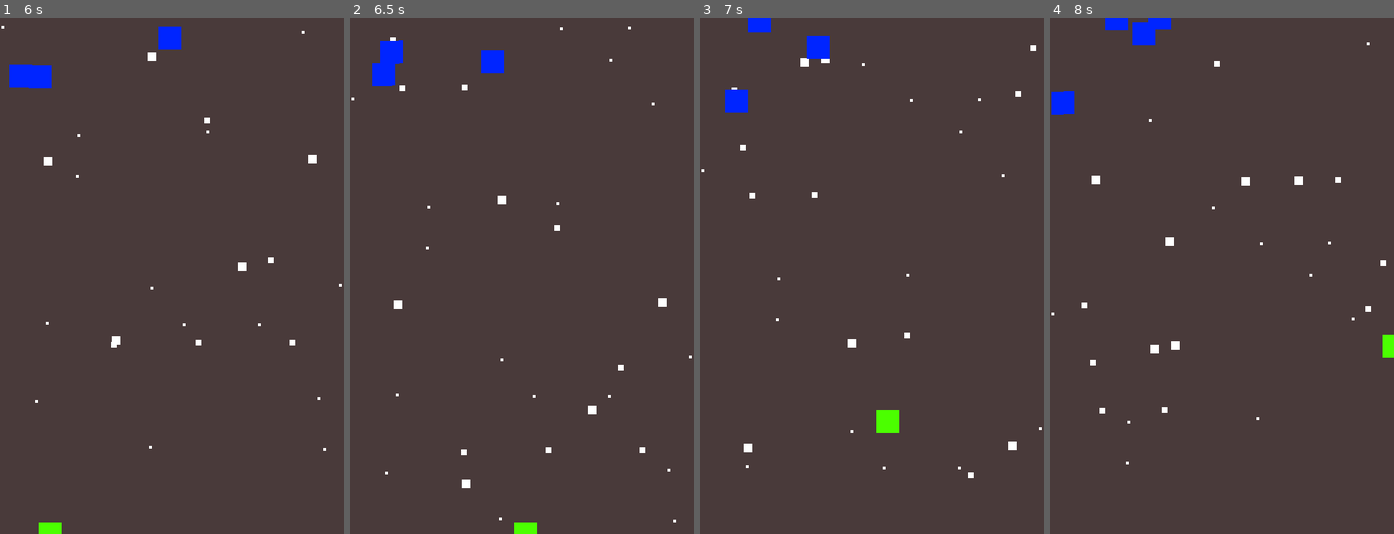
Above: before the commit, frames 1-4 (left to right).
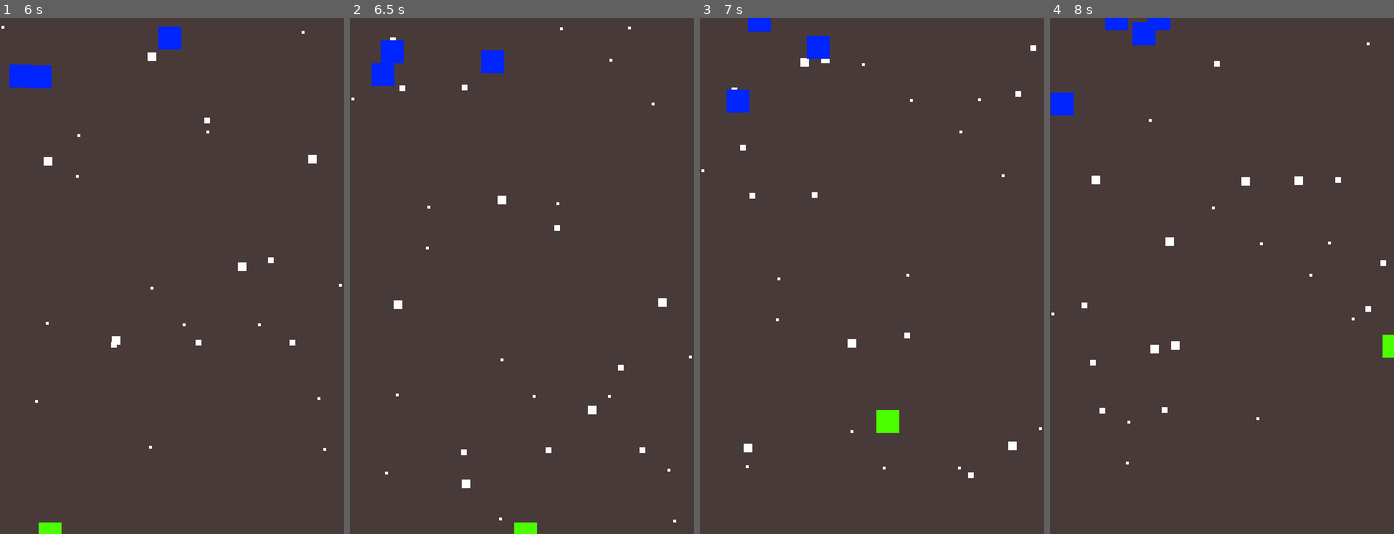
Above: after the commit, the same moments.

Repository: kuydrac/ludum-dare-41
Game: Godot game, scene res://scenes/Main.tscn
Same seed, same stepped clock (60 frames per second), same inputs: the game is played once before the commit and once after it. The project has no main scene, so this scene is started directly.
Inputs:
- Up to frame 1 (6 s): hold Right (ui_right) 0.53-1.28 s; hold Down (ui_down) 1.28-2.03 s; hold Right (ui_right) 2.03-2.78 s; hold Up (ui_up) 2.78-3.53 s; hold Left (ui_left) 3.53-5.03 s; hold Down (ui_down) 5.03-5.78 s; hold Right (ui_right) from 5.78 s (still down)
- Up to frame 2 (6.5 s): keep holding Right (ui_right)
- Up to frame 3 (7 s): release Right (ui_right) at 6.53 s; hold Up (ui_up) from 6.53 s (still down)
- Up to frame 4 (8 s): release Up (ui_up) at 7.28 s; hold Right (ui_right) from 7.28 s (still down)

Frame 1 is identical in both runs. In frame 2, less than 0.1% of the frame differs, in the area x 6-16%, y 4-14%; in frame 3, less than 0.1%; in frame 4, less than 0.1%, in the area x 0-36%, y 0-19%.

Commit message:
Fix collision of bullets

Diff:
--- a/scenes/Bullet.tscn
+++ b/scenes/Bullet.tscn
@@ -8,26 +8,15 @@
 custom_solver_bias = 0.0
 extents = Vector2( 1.72712, 7.70631 )
 
-[node name="Bullet" type="RigidBody2D"]
+[node name="Bullet" type="Area2D"]
 
 input_pickable = false
-collision_layer = 1
-collision_mask = 1
-mode = 0
-mass = 1.0
-friction = 1.0
-bounce = 0.0
-gravity_scale = 1.0
-custom_integrator = false
-continuous_cd = 0
-contacts_reported = 0
-contact_monitor = false
-sleeping = false
-can_sleep = true
-linear_velocity = Vector2( 0, 0 )
+gravity_vec = Vector2( 0, 1 )
+gravity = 98.0
 linear_damp = -1.0
-angular_velocity = 0.0
 angular_damp = -1.0
+audio_bus_override = false
+audio_bus_name = "Master"
 script = ExtResource( 1 )
 _sections_unfolded = [ "Collision" ]
 speed = 500
--- a/scenes/Enemy1.tscn
+++ b/scenes/Enemy1.tscn
@@ -18,26 +18,15 @@
 radius = 14.839
 height = 1.11926
 
-[node name="Enemy1" type="RigidBody2D"]
+[node name="Enemy1" type="Area2D" index="0"]
 
 input_pickable = false
-collision_layer = 1
-collision_mask = 1
-mode = 0
-mass = 1.0
-friction = 1.0
-bounce = 0.0
-gravity_scale = 0.0
-custom_integrator = false
-continuous_cd = 0
-contacts_reported = 0
-contact_monitor = false
-sleeping = false
-can_sleep = true
-linear_velocity = Vector2( 0, 0 )
+gravity_vec = Vector2( 0, 1 )
+gravity = 98.0
 linear_damp = -1.0
-angular_velocity = 0.0
 angular_damp = -1.0
+audio_bus_override = false
+audio_bus_name = "Master"
 script = ExtResource( 1 )
 _sections_unfolded = [ "Collision", "Pickable" ]
 speed = 100
@@ -63,7 +52,7 @@
 one_shot = true
 autostart = false
 
-[connection signal="body_entered" from="." to="." method="_on_Enemy1_body_entered"]
+[connection signal="area_entered" from="." to="." method="_on_Enemy1_area_entered"]
 
 [connection signal="viewport_exited" from="VisibilityNotifier2D" to="." method="_on_VisibilityNotifier2D_viewport_exited"]
 
--- a/scenes/Player.tscn
+++ b/scenes/Player.tscn
@@ -43,4 +43,4 @@
 
 [node name="WeaponSystem" parent="." index="2" instance=ExtResource( 3 )]
 
-[connection signal="body_entered" from="." to="." method="_on_Player_body_entered"]
+[connection signal="area_entered" from="." to="." method="_on_Player_area_entered"]
--- a/scripts/Bullet.gd
+++ b/scripts/Bullet.gd
@@ -1,9 +1,9 @@
-extends RigidBody2D
+extends Area2D
 
 const dir = Vector2(0,-1)
 const TYPE = "bullet"
 var player_owner = true
-var health = 1
+var health = 4
 
 export (int) var speed = 500
 
--- a/scripts/Enemy1.gd
+++ b/scripts/Enemy1.gd
@@ -1,4 +1,4 @@
-extends RigidBody2D
+extends Area2D
 
 const TYPE = "enemy"
 
@@ -12,7 +12,7 @@
 	screensize = get_viewport_rect().size
 	position.y = -32
 	position.x = randi() % int(screensize.x)
-	$LeaveTimer.wait_time = rand_range(10, 20)
+	$LeaveTimer.wait_time = rand_range(20, 30)
 	$LeaveTimer.start()
 	$AnimatedSprite.play()
 
@@ -56,10 +56,9 @@
 		$CollisionShape2D.disabled = true
 		queue_free()
 
-
-func _on_Enemy1_body_entered(body):
-	if "TYPE" in body and "player_owner" in body:
-		if body.TYPE == "bullet" and body.player_owner:
-			var amount = body.health
-			body.damage(amount)
+func _on_Enemy1_area_entered(area):
+	if "TYPE" in area and "player_owner" in area:
+		if area.TYPE == "bullet" and area.player_owner:
+			var amount = area.health
+			area.damage(amount)
 			damage(amount)
--- a/scripts/Player.gd
+++ b/scripts/Player.gd
@@ -43,14 +43,14 @@
 		hide()
 		$CollisionShape2D.disabled = true
 
-func _on_Player_body_entered(body):
-	if "TYPE" in body:
-		if body.TYPE == "enemy":
-			var amount = body.health
-			body.damage(amount)
+func _on_Player_area_entered(area):
+	if "TYPE" in area:
+		if area.TYPE == "enemy":
+			var amount = area.health
+			area.damage(amount)
 			damage(amount)
-		elif "player_owner" in body:
-			if body.TYPE == "bullet" and body.player_owner == false:
-				var amount = body.health
-				body.damage(amount)
+		elif "player_owner" in area:
+			if area.TYPE == "bullet" and area.player_owner == false:
+				var amount = area.health
+				area.damage(amount)
 				damage(amount)
